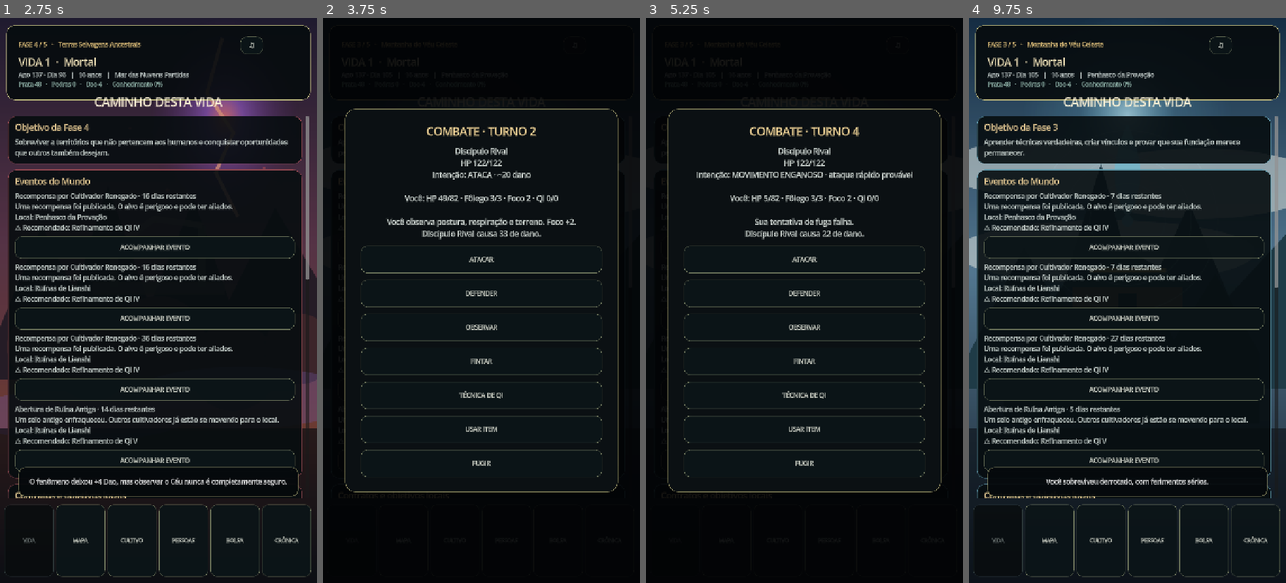
Above: before the commit, frames 1-4 (left to right).
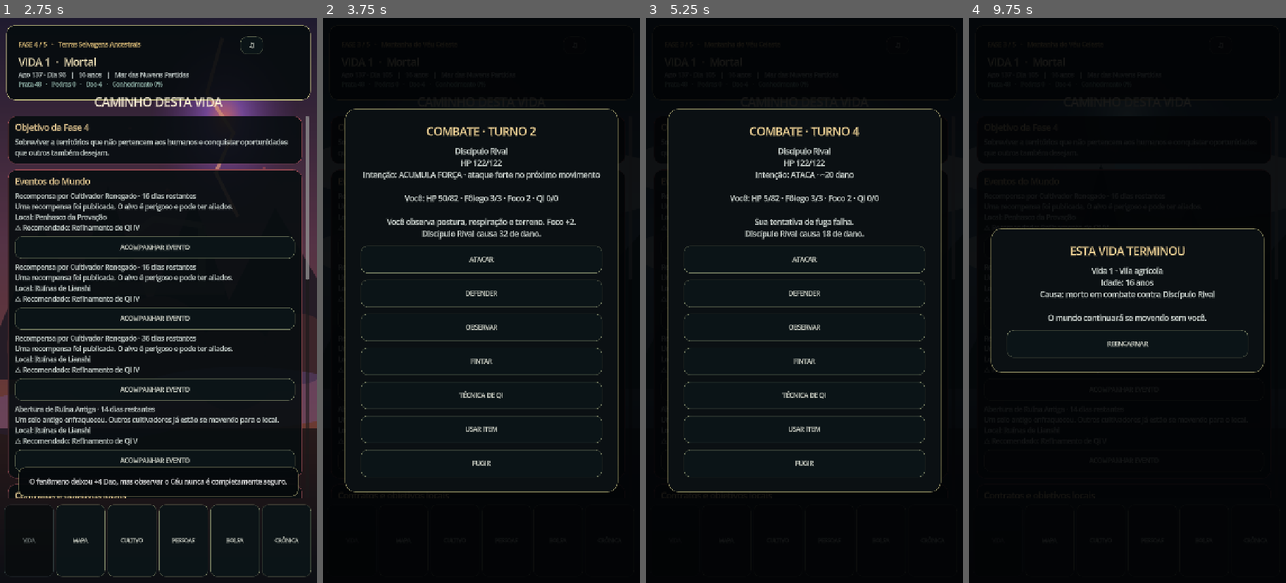
Above: after the commit, the same moments.

Repository: kanintsu/Nove-ceus
Game: Godot game, scene res://main.tscn
Same seed, same stepped clock (60 frames per second), same inputs: the game is played once before the commit and once after it.
Inputs:
- Up to frame 1 (2.75 s): click "♫" at 0.5 s; click "×" at 1.25 s; click "ACOMPANHAR EVENTO" at 2 s
- Up to frame 2 (3.75 s): click "ACOMPANHAR EVENTO" at 2.75 s; click "ACOMPANHAR EVENTO" at 3.5 s
- Up to frame 3 (5.25 s): click "ACOMPANHAR EVENTO" at 4.25 s; click "ACOMPANHAR EVENTO" at 5 s
- Up to frame 4 (9.75 s): click "MAPA" at 5.75 s; click "CULTIVO" at 6.5 s; click "PESSOAS" at 7.25 s; click "BOLSA" at 8 s; click "CRÔNICA" at 8.75 s; click "ATACAR" at 9.5 s

Frame 1 is identical in both runs. In frame 2, 0.6% of the frame differs, in the area x 12-88%, y 27-39%; in frame 3, 0.6%; in frame 4, 28%, in the area x 0-100%, y 0-99%.

Commit message:
fix: keep open-world event flow and reincarnation state consistent

Diff:
--- a/scripts/mobile/mobile_game.gd
+++ b/scripts/mobile/mobile_game.gd
@@ -657,7 +657,7 @@
 	var phase_card := _add_card("Fases Conhecidas")
 	var realm_index := int(world_state.current_life.get("realm_index",0))
 	var unlocked := GameContentScript.unlocked_phase_for_realm(realm_index)
-	phase_card.add_child(_body_label("Maior fase acessível: %d / 5\nO mundo possui 40 lugares nesta versão, mas conhecer um nome não significa sobreviver a ele." % unlocked))
+	phase_card.add_child(_body_label("Faixa recomendada pelo seu reino: até Fase %d / 5\nTodas as cinco fases podem ser visitadas. O jogo não impede você de entrar cedo demais — apenas não reduz o perigo para protegê-lo." % unlocked))
 
 	var panel := _add_card("O Mundo se Lembra")
 	var rich := RichTextLabel.new()
@@ -905,6 +905,7 @@
 func _journey_abort() -> void:
 	_close_overlay()
 	active_journey.clear()
+	pending_world_event_uid = ""
 	_show_toast("Você encerrou a expedição e voltou vivo.")
 	_show_screen("life")
 
@@ -1475,7 +1476,8 @@
 		_:
 			WorldEventSystemScript.resolve(world_state.active_dynamic_events,uid)
 			_show_toast("Você acompanhou o evento até o fim.")
-	_show_screen("life")
+	if event_type not in ["beast_tide","rogue_bounty","tournament","faction_conflict","ancient_opening","sect_recruitment"]:
+		_show_screen("life")
 
 func _render_sect() -> void:
 	screen_title.text = "SEITA DO CÉU VELADO"
@@ -1708,6 +1710,8 @@
 	var context: String = String(active_battle.get("context","hunt"))
 	if bool(active_battle.get("fled",false)):
 		active_battle.clear()
+		if context == "world_event":
+			pending_world_event_uid = ""
 		if context == "journey":
 			_journey_abort()
 		else:
@@ -1746,6 +1750,8 @@
 	var player_realm: int = int(world_state.current_life.get("realm_index",0))
 	active_battle.clear()
 	_close_overlay()
+	if context == "world_event":
+		pending_world_event_uid = ""
 	if context == "spar":
 		_damage_meridians(0.03)
 		_show_toast("Você perdeu o duelo, mas saiu vivo e aprendeu com a derrota.")
@@ -1822,6 +1828,8 @@
 	current_location = "spring_village"
 	selected_map_phase = 1
 	_initialize_life_runtime()
+	WorldEventSystemScript.ensure_events(world_state.active_dynamic_events,world_state.world_year,world_state.world_day,rng)
+	SectMissionSystemScript.refresh_board(world_state.current_life,world_state.world_year,world_state.world_day,rng)
 	_show_screen("life")
 	_show_toast("Anos passaram. Uma nova vida começou em um mundo que não esperou por você.")
 
